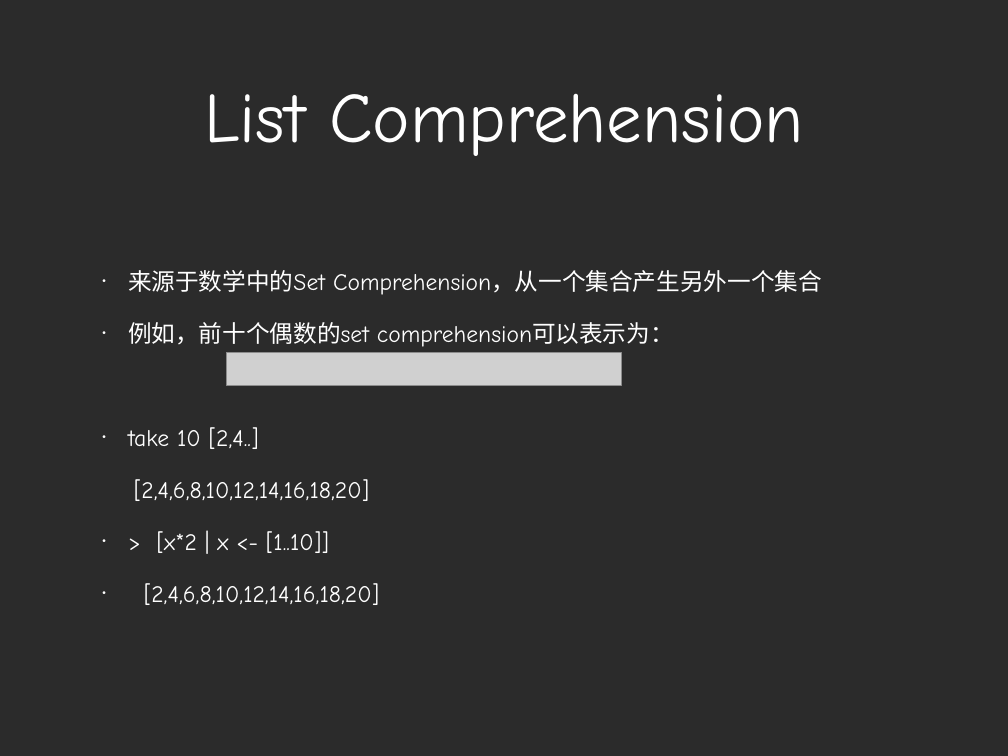
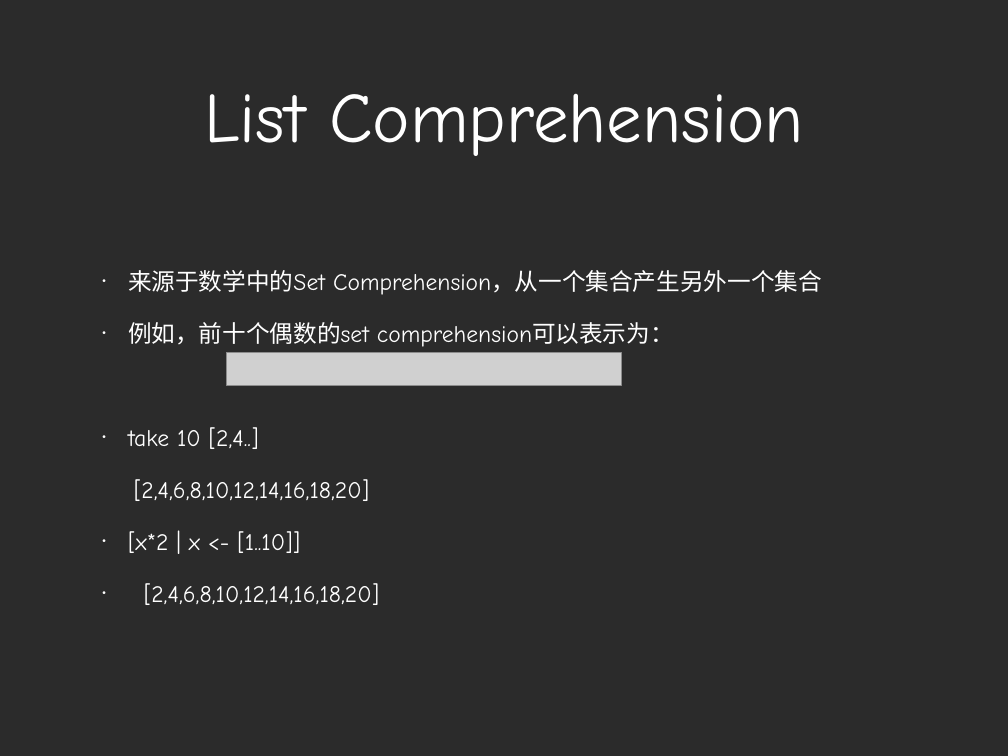
Before and after one commit to zhizhuwang/codekata, a slide deck: slide 19 of haskell/Haskell Basics.ppt (slide 18 before the commit). Drawn at 1008x756 pixels with LibreOffice and Linux fonts; fonts in the diff are those of the drawing; grey boxes stand for pictures; background and template pictures are left out; a plain dark background stands for a picture behind light text. Boxes give left, top, right and bottom in pixels: in the first picture for what was removed or moved away, otherwise in the second. Text is boxed around its words. In the diff, an @@ line names an element or a change of style, - is before the commit and + after.

```diff
--- a/haskell/Haskell Basics.ppt
+++ b/haskell/Haskell Basics.ppt
@@ text at (128, 531, 300, 553): text changed @@
-• > [x*2 | x <- [1..10]]
+• [x*2 | x <- [1..10]]
```
Also in this commit, not shown: 9 other slides changed, 1 slide added, 33 other files.
